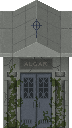
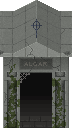
Two versions of the same layered image (72 x 128). Layer-by-layer changes:
added layer "moss FOR THE OPEN DOOR" (overlay) above "moss it up FAGGOT" over [20, 73, 52, 128]
hid "moss it up FAGGOT" over [20, 73, 52, 128]
added layer "damage" above "web" over [0, 10, 72, 57]
added layer "web" above "open door" over [20, 73, 30, 83]
added layer "open door" above "Tomb_Main" over [20, 73, 52, 128]
